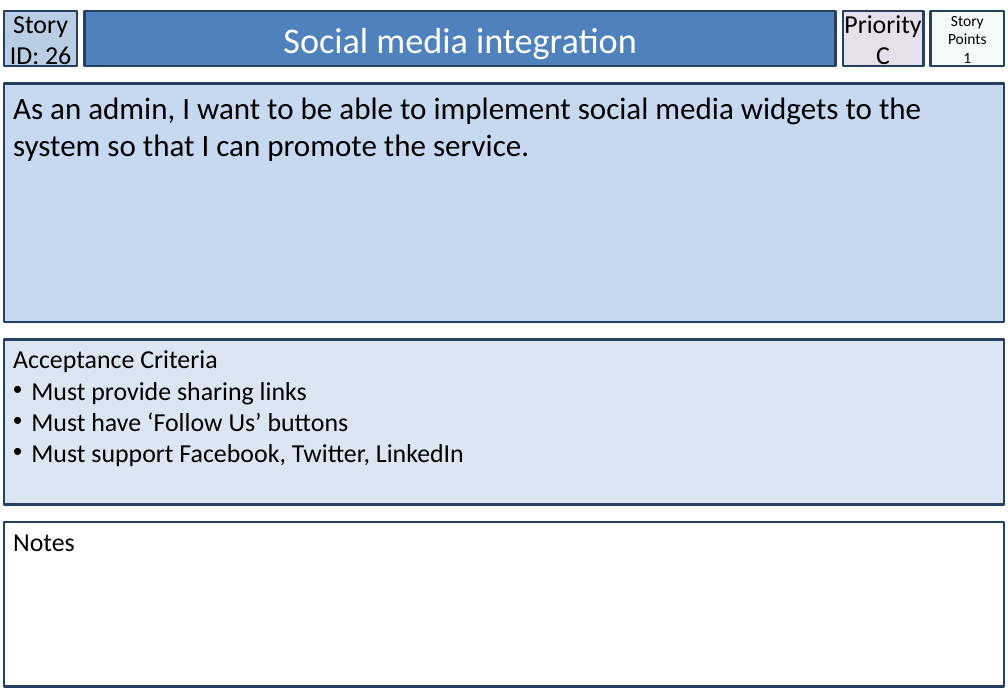
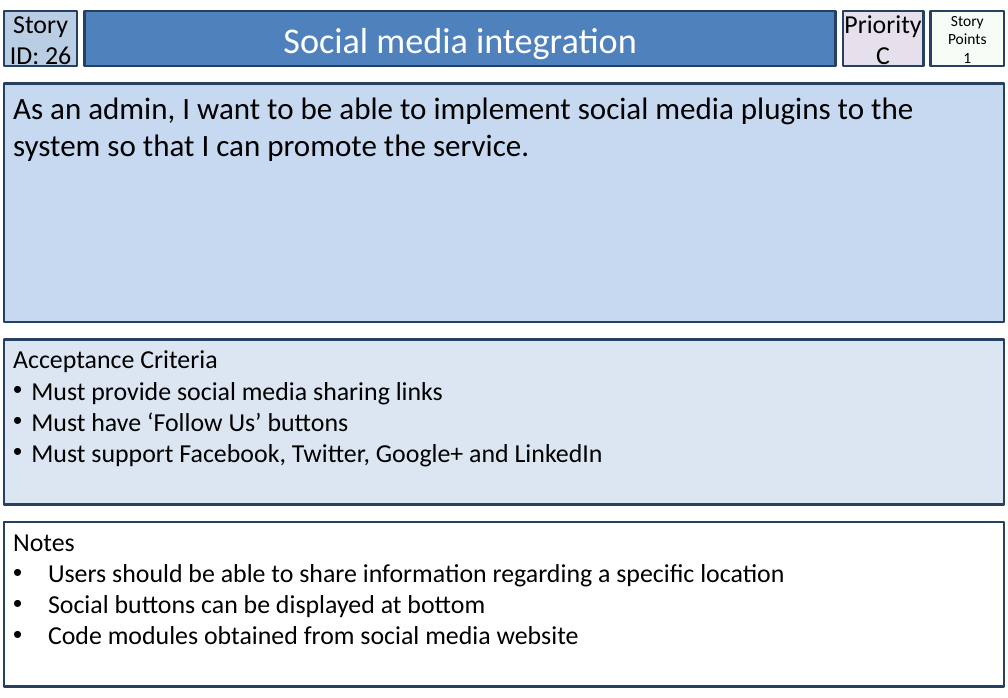
Before and after one commit to Nagarius/Phoenix, a slide deck: slide 27 of StoryCards_Smart_City_TeamPhoenix.pptx. Drawn at 1008x698 pixels with LibreOffice and Linux fonts; fonts in the diff are those of the drawing. Boxes give left, top, right and bottom in pixels: in the first picture for what was removed or moved away, otherwise in the second. Text is boxed around its words. In the diff, an @@ line names an element or a change of style, - is before the commit and + after.

```diff
--- a/StoryCards_Smart_City_TeamPhoenix.pptx
+++ b/StoryCards_Smart_City_TeamPhoenix.pptx
@@ text in rectangle at <box>13,97,913,161</box>: text changed @@
-As an admin, I want to be able to implement social media widgets to the system so that I can promote the service.
+As an admin, I want to be able to implement social media plugins to the system so that I can promote the service.
@@ text in rectangle at <box>31,382,443,405</box>: text changed @@
-• Must provide sharing links
+• Must provide social media sharing links
@@ text in rectangle at <box>31,444,603,467</box>: text changed @@
-• Must support Facebook, Twitter, LinkedIn
+• Must support Facebook, Twitter, Google+ and LinkedIn
@@ text in rectangle at <box>48,564,784,644</box>: paragraphs added @@
+• Users should be able to share information regarding a specific location
+• Social buttons can be displayed at bottom
+• Code modules obtained from social media website
```
Also in this commit, not shown: 29 other slides changed, 1 slide added.
